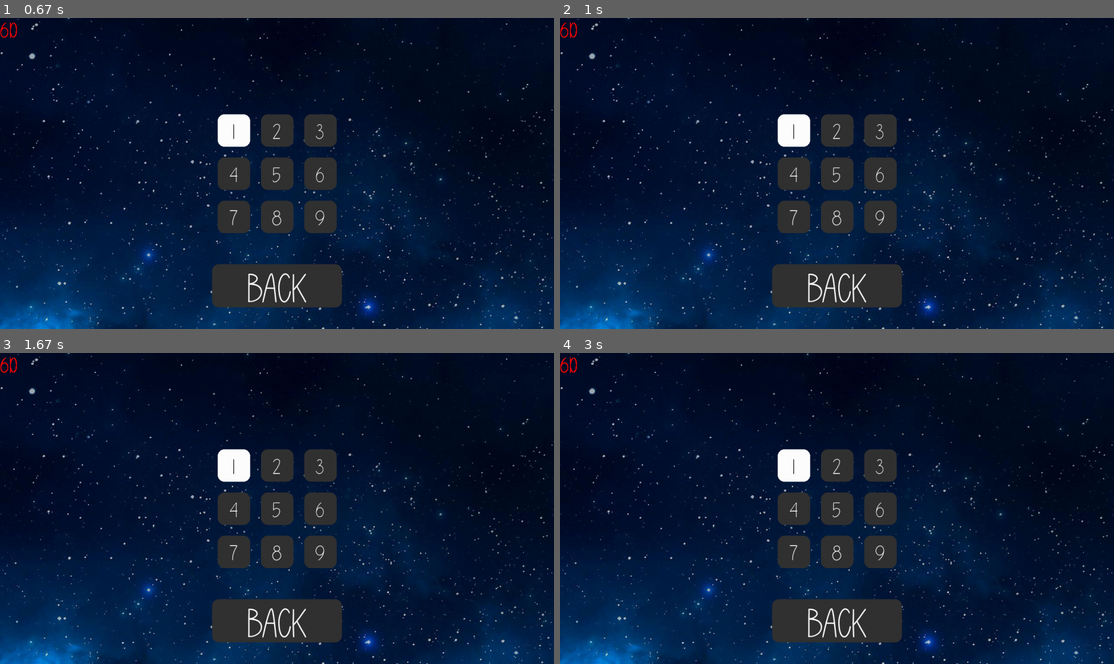
Above: before the commit, frames 1-4 (two rows, left to right).
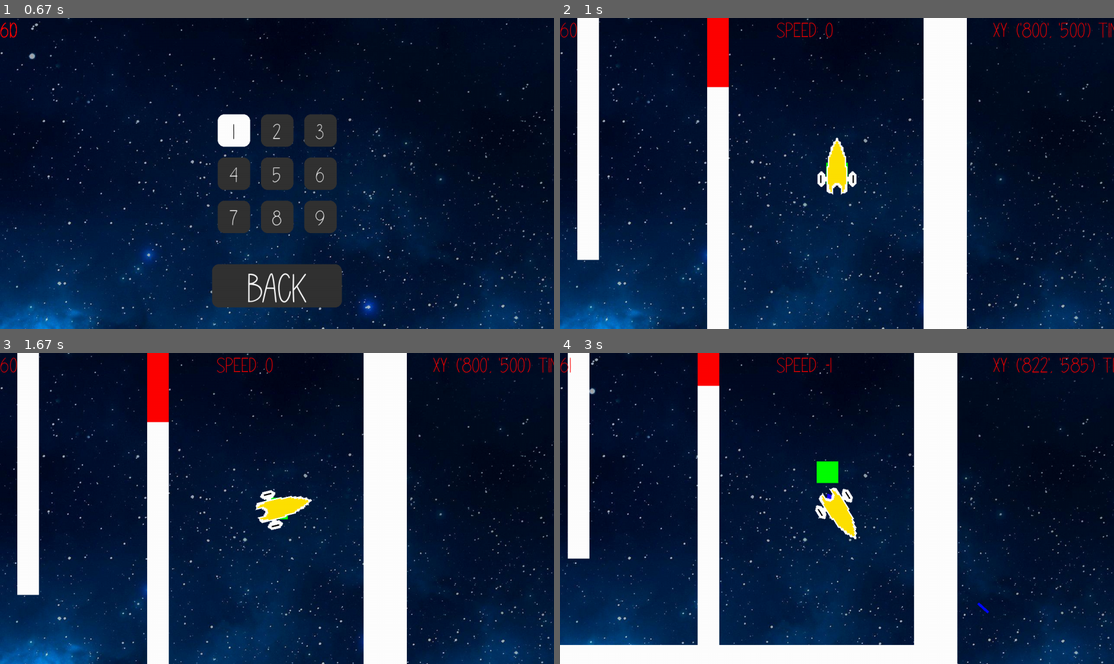
Above: after the commit, the same moments.

Repository: williamjamesj/pygame-project-williamjamesj
Game: pygame game, started from main.py
Same seed, same stepped clock (60 frames per second), same inputs: the game is played once before the commit and once after it.
Inputs (mouse positions are in pixels of both pictures, inside the frame that each line leads up to):
- Up to frame 1 (0.67 s): click (277, 142) at 0.38 s
- Up to frame 2 (1 s): click (837, 129) at 0.72 s
- Up to frame 3 (1.67 s): tap Space at 1, 1.4 s; hold Right from 1.33 s (still down)
- Up to frame 4 (3 s): tap Space at 1.7, 1.9, 2.23, 2.53, 2.73 s; release Right at 1.8 s; hold Up 1.83-2.13 s; hold Right 2.17-2.63 s; hold Left from 2.67 s (still down)

Frame 1 is identical in both runs. In frame 2, 24% of the frame differs, in the area x 0-100%, y 0-100%; in frame 3, 24%; in frame 4, 27%.

Commit message:
bullet timer added

Diff:
--- a/gameplay.py
+++ b/gameplay.py
@@ -1,9 +1,11 @@
 import pygame
 from pygame.locals import *
+from pygame.sprite import groupcollide
 import globalvariables as globals
 from spaceship import Spaceship
 import math
-from obstacle import Barrier
+from obstacle import Barrier, Destroyable
+from levels import *
 from levels import playLevel
 def playGame(level):
     globals.leveltimer = pygame.time.Clock()
@@ -12,6 +14,7 @@
     globals.allobjects = pygame.sprite.Group()
     globals.allnonplayers = pygame.sprite.Group()
     globals.bullets = pygame.sprite.Group()
+    globals.destroyables = pygame.sprite.Group()
     playLevel(level)
     return
 def updatePlayer(keys):
@@ -21,8 +24,9 @@
     globals.playerspaceship.update(keys[pygame.K_UP]==1,keys[pygame.K_DOWN]==1,keys[pygame.K_LEFT]==1,keys[pygame.K_RIGHT]==1,keys[pygame.K_SPACE])
     globals.allnonplayers.update()
     globals.wincondition.update()
+    globals.destroyables.update()
+    globals.spawnPoint.update()
     globals.wincondition.draw()
-    globals.spawnPoint.update()
     globals.spawnPoint.draw()
     globals.bullets.update()
     if globals.debug:
@@ -39,7 +43,13 @@
         if globals.level==globals.unlockedlevel:
             globals.unlockedlevel+=1
         globals.gamestage = "levelover"
+    groupcollide(globals.bullets,globals.destroyables,True,True) # Destroys any platforms that are shot and can be shot.
+    listeronitony = []
     for i in globals.allnonplayers:
+        listeronitony.append(i)
+    for i in globals.destroyables:
+        listeronitony.append(i)
+    for i in listeronitony: # Collision between obstacles and player.
         if pygame.sprite.collide_mask(globals.playerspaceship,i) is not None:
             globals.bullets.empty()
             globals.playerspaceship.percievedx = globals.spawnPointLocation[0]
@@ -47,4 +57,5 @@
             globals.playerspaceship.speed = 0
             globals.playerspaceship.direction = 0
             globals.leveltime = 0
+            playGame(globals.level)
     return
--- a/globalvariables.py
+++ b/globalvariables.py
@@ -25,3 +25,4 @@
 leveloverbackbutton = None
 coinsgained = 0
 bullets = None
+destroyables = None
--- a/levels.py
+++ b/levels.py
@@ -3,11 +3,11 @@
 import globalvariables as globals
 from spaceship import Spaceship
 import math
-from obstacle import Barrier,Objective, SpawnPoint
+from obstacle import Barrier, Destroyable,Objective, SpawnPoint
 def levelone():
     globals.spawnPointLocation = (800,500)
     globals.spawnPoint = SpawnPoint(globals.spawnPointLocation,50,50)
-    globals.playerspaceship = Spaceship(globals.spawnPointLocation,"yellowspaceship",10,0.1,0,2)
+    globals.playerspaceship = Spaceship(globals.spawnPointLocation,"yellowspaceship",10,0.1,0,4)
     globals.allobjects.add(globals.playerspaceship)
     globals.screen.blit(globals.backgroundpicture, (0,0))
     globals.allnonplayers.add(Barrier(500,300,50,600)) # Wall 1
@@ -21,7 +21,22 @@
     globals.allnonplayers.add(Barrier(1000,0,100,1000)) # Right
     globals.wincondition = Objective(-900,200,50,50)
 def leveltwo():
-    print("level two")
+    globals.spawnPointLocation = (800,500)
+    globals.spawnPoint = SpawnPoint(globals.spawnPointLocation,50,50)
+    globals.playerspaceship = Spaceship(globals.spawnPointLocation,"yellowspaceship",10,0.1,0,4)
+    globals.allobjects.add(globals.playerspaceship)
+    globals.screen.blit(globals.backgroundpicture, (0,0))
+    globals.allnonplayers.add(Barrier(500,300,50,600)) # Wall 1
+    globals.destroyables.add(Destroyable(500,100,50,200)) # Wall 1
+    globals.allnonplayers.add(Barrier(200,100,50,600)) # Wall 2
+    globals.allnonplayers.add(Barrier(-100,300,50,600)) # Wall 3
+    globals.allnonplayers.add(Barrier(-400,100,50,600)) # Wall 4
+    globals.allnonplayers.add(Barrier(-800,650,400,50)) # Wall 5
+    globals.allnonplayers.add(Barrier(-1000,0,2000,100)) # Top
+    globals.allnonplayers.add(Barrier(-1100,0,100,1000)) # Left
+    globals.allnonplayers.add(Barrier(-1000,900,2000,100)) # Bottom
+    globals.allnonplayers.add(Barrier(1000,0,100,1000)) # Right
+    globals.wincondition = Objective(-900,200,50,50)
 def levelthree():
     print("level three")
 def levelfour():
@@ -42,6 +57,7 @@
         globals.gamestage = "game"
         levelone()
     elif level == 2 and globals.unlockedlevel<=2:
+        globals.gamestage = "game"
         leveltwo()
     elif level == 3 and globals.unlockedlevel<=3:
         levelthree()
--- a/main.py
+++ b/main.py
@@ -44,11 +44,14 @@
             checkingSettings(pygame.mouse.get_pos())
         elif (globals.gamestage == "levelover" and event.type == MOUSEBUTTONDOWN):
             checkingLevelOver(pygame.mouse.get_pos())
-    if globals.gamestage == "game": # Loops while the player is playing the game, at the top of the elif list because it is the most performance hungry.
+        elif event.type == USEREVENT + 1 and globals.gamestage == "game":
+            globals.playerspaceship.canshoot = True
+    if globals.gamestage == "game": # Loops while the player is playing the game, at the top of the elif list because it should be prioritised.
         updatePlayer(pygame.key.get_pressed())
         globals.allobjects.draw(globals.screen)
         globals.allnonplayers.draw(globals.screen)
         globals.bullets.draw(globals.screen)
+        globals.destroyables.draw(globals.screen)
         menurendered = True
         levelrendered = False
         globals.leveltimer.tick()
--- a/obstacle.py
+++ b/obstacle.py
@@ -35,3 +35,7 @@
         self.rect.centerx = self.x-globals.playerspaceship.percievedx
         self.rect.centery = self.y-globals.playerspaceship.percievedy # The platform moves, the player stays stationary, so that the screen can scroll
         self.image.fill(self.colour)
+class Destroyable(Barrier):
+    def __init__(self, x, y, width, height):
+        super().__init__(x, y, width, height)
+        self.colour = (255,0,0)
--- a/spaceship.py
+++ b/spaceship.py
@@ -32,6 +32,7 @@
         self.mask = pygame.mask.from_surface(self.image)
         self.percievedx = coords[0]
         self.percievedy = coords[1]
+        self.canshoot = True
         return
     def update(self,doThrust,doSlow,left,right,doshoot):
         if doThrust:
@@ -42,8 +43,10 @@
             self.direction += self.turnspeed
         if right:
             self.direction -= self.turnspeed
-        if doshoot:
+        if doshoot and self.canshoot:
             globals.bullets.add(Bullet(globals.playerorigin[0]+self.percievedx,globals.playerorigin[1]+self.percievedy, self.direction, 10))
+            pygame.time.set_timer(USEREVENT + 1, 1000)
+            self.canshoot = False
         if self.speed > 0: # Stops the spaceship from going in reverse, because thats not what spaceships do.
             self.speed = 0
         if self.speed < self.maxspeed*-1:
Binary file changed: resources/laser.png
